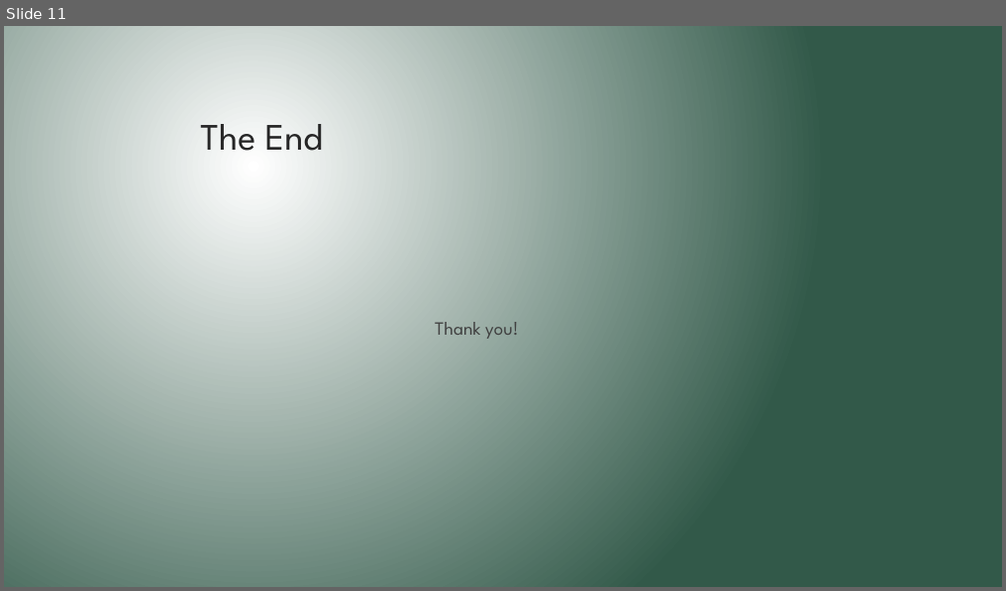
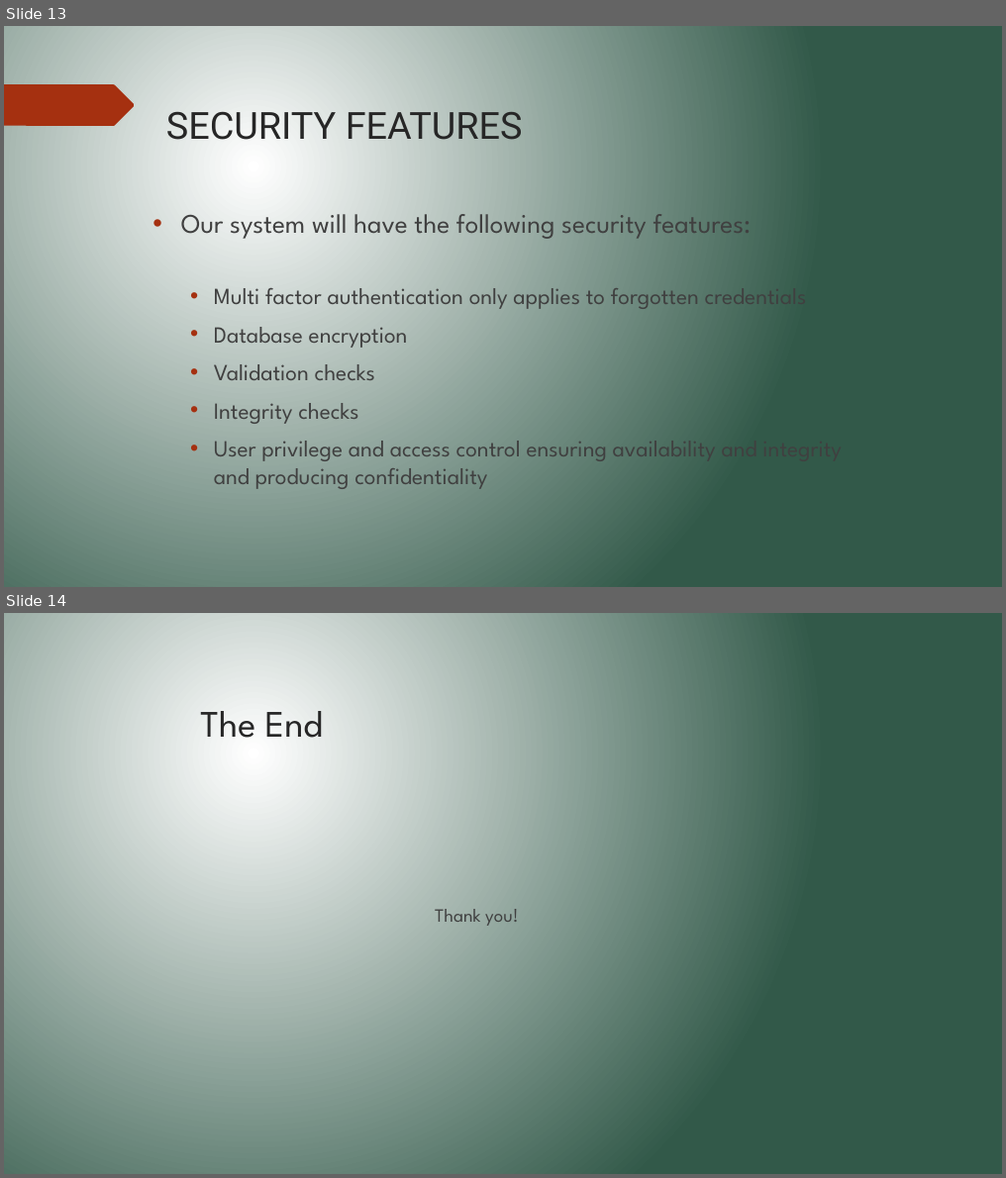
Before and after one commit to cameronmcphie/431FinalProject, a slide deck: documentation/431 Final Project.pptx. Shown one above the other, each under a label of ours: slide 11 before the commit, slides 13 and 14 after it. The pictures are 1006x591 and 1006x1178 pixels, drawn with LibreOffice and Linux fonts; fonts in the diff are those of the drawing. Boxes give left, top, right and bottom in pixels: in the first picture for what was removed or moved away, otherwise in the second. Text is boxed around its words. In the diff, an @@ line names an element or a change of style, - is before the commit and + after.

```diff
--- a/documentation/431 Final Project.pptx
+++ b/documentation/431 Final Project.pptx
@@ slide 13 added at (x1=4, y1=26, x2=1002, y2=587), background gradient #FFFFFF to #325949 @@
@@ freeform shape added at (x1=4, y1=84, x2=135, y2=126), fill #A53010 @@
@@ title added at (x1=166, y1=111, x2=523, y2=149), 36 pt, text #262626 @@
+SECURITY FEATURES
@@ text added at (x1=181, y1=214, x2=807, y2=489), 22.2 pt, text #404040 @@
+• Our system will have the following security features:
+  • Multi factor authentication only applies to forgotten credentials
+  • Database encryption
+  • Validation checks
+  • Integrity checks
+  • User privilege and access control ensuring availability and integrity and producing confidentiality
@@ what was slide 11 is now slide 14 @@
```
Also in this commit, not shown: 4 slides changed, 4 other slides added, 2 slides removed, 6 other files.
